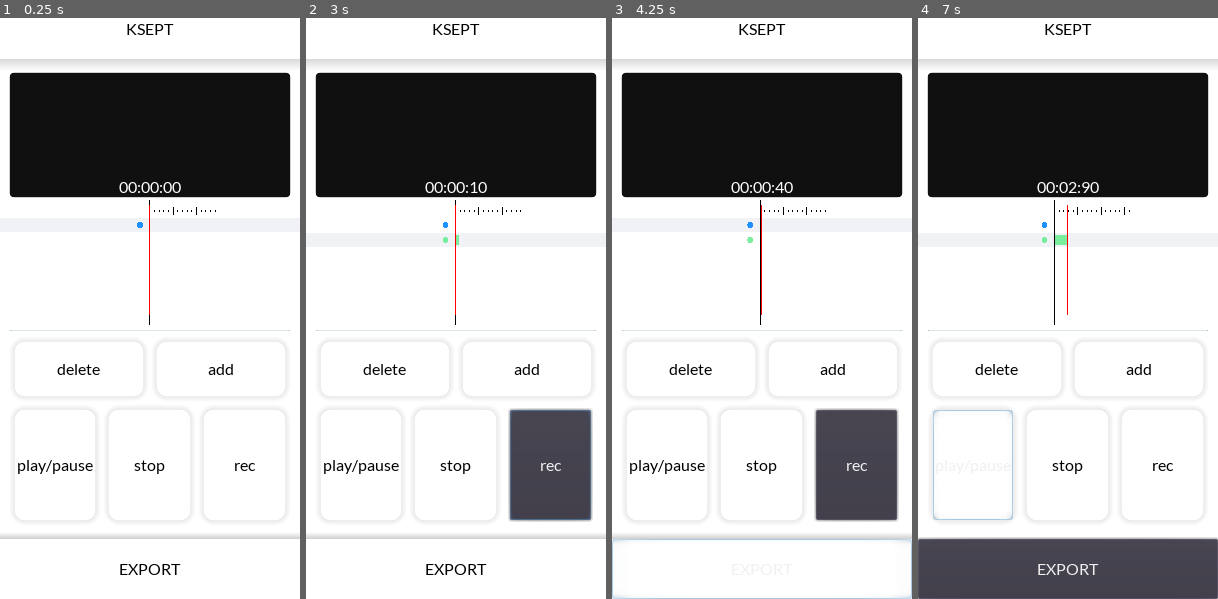
Above: before the commit, frames 1-4 (left to right).
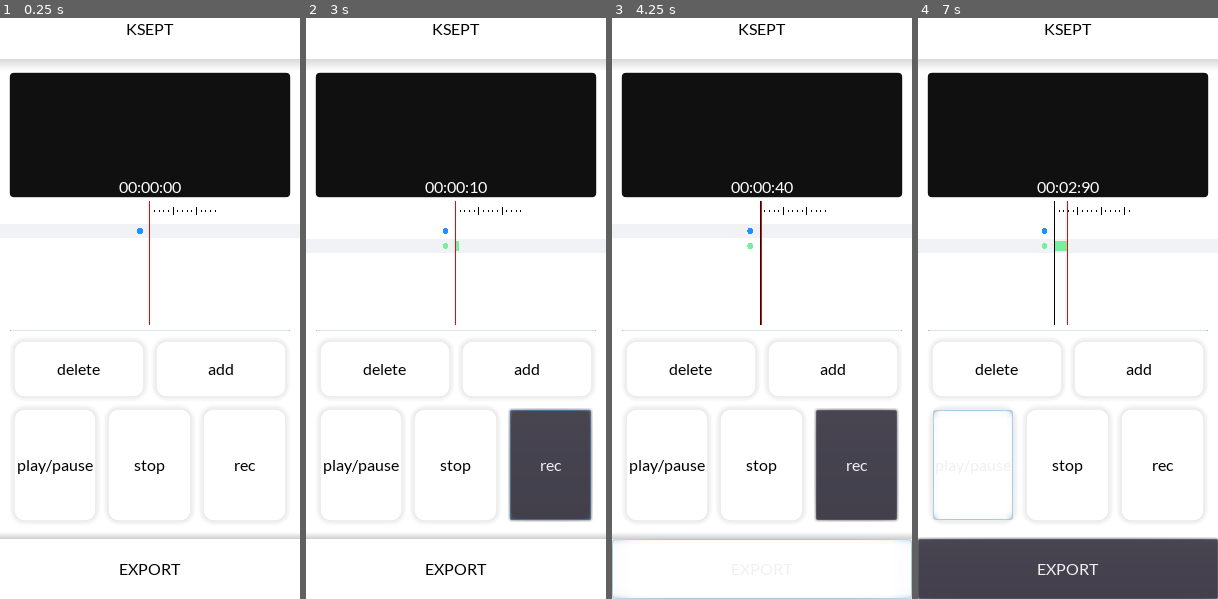
Above: after the commit, the same moments.

Repository: kahagino/ksept_recorder
Game: Godot game, scene res://scenes/main.tscn
Two runs of this game, one before a commit and one after it. Both use one fixed random seed, a clock stepped at 60 frames per second and the inputs below.
Inputs:
- Up to frame 1 (0.25 s): no input
- Up to frame 2 (3 s): click "add" at 0.5 s; click "stop" at 1.25 s; click "rec" at 2 s; tap Enter (ui_accept) at 2.75 s; hold Right (ui_right) from 2.78 s (still down)
- Up to frame 3 (4.25 s): tap Enter (ui_accept) at 3.02, 3.77 s; release Right (ui_right) at 3.53 s; hold Down (ui_down) from 3.53 s (still down)
- Up to frame 4 (7 s): release Down (ui_down) at 4.28 s; hold Right (ui_right) 4.28-5 s; click "EXPORT" at 5 s; hold Up (ui_up) 5.78-6.53 s; tap Enter (ui_accept) at 6.02 s; hold Left (ui_left) from 6.53 s (still down)

The runs differ from the first frame. In frame 1, less than 0.1% of the frame differs, in the area x 45-50%, y 31-53%; in frame 2, less than 0.1%; in frame 3, less than 0.1%; in frame 4, 0.2%, in the area x 41-50%, y 31-53%.

Commit message:
🚧 custom ui height now independant of width

Diff:
--- a/scenes/main.tscn
+++ b/scenes/main.tscn
@@ -184,4 +184,5 @@
 rect_min_size = Vector2( 0, 60 )
 custom_styles/normal = SubResource( 2 )
 text = "EXPORT"
+[connection signal="resized" from="VBoxContainer/Editor/VBoxContainer/TracksEditor/VBoxContainer/TracksUI" to="VBoxContainer/Editor/VBoxContainer/TracksEditor/VBoxContainer/TracksUI" method="_on_TracksUI_resized"]
 [connection signal="pressed" from="VBoxContainer/ExportButton" to="AudioManager" method="_on_ExportButton_pressed"]
--- a/ui_components/tracks_ui.gd
+++ b/ui_components/tracks_ui.gd
@@ -1,7 +1,7 @@
 extends MarginContainer
 
 var view_pos:Vector2 = Vector2.ZERO
-var view_offset:Vector2 = Vector2(30.0, 3)
+var view_offset:Vector2 = Vector2(30.0, 20)
 var view_scale:float = 60.0 # the duration that the view represents in seconds
 
 const tracks_thickness:float = 10.0
@@ -46,30 +46,33 @@
 	var time_to_pos_scale = get_time_to_pos_scale()
 	var track_start_pos = time_to_pos_scale * start_t_stamp
 	var track_end_pos = time_to_pos_scale * end_t_stamp
+	var view_offset_pos = view_offset.x * time_to_pos_scale
 	var rect_pos = view_pos + Vector2(
 		track_start_pos,
 		i * tracks_thickness +  (i+1) * v_separation)
 	return draw_rect(
 		Rect2(
-			rect_pos + time_to_pos_scale * view_offset,
+			rect_pos + Vector2(view_offset_pos, view_offset.y),
 			Vector2(track_end_pos - track_start_pos, tracks_thickness)),
 		track_color,
 		true)
 
 func _draw_track_circle(i:int, track_color, cust_offset:Vector2 = Vector2.ZERO)->FuncRef:
-	var rect_pos = get_time_to_pos_scale() * view_offset + view_pos + Vector2(
+	var view_offset_pos = view_offset.x * get_time_to_pos_scale()
+	var rect_pos = Vector2(view_offset_pos, view_offset.y) + view_pos + Vector2(
 		-10,
 		i * tracks_thickness +  (i+1) * v_separation + tracks_thickness/2)
 	return draw_circle(rect_pos, 3.0, track_color)
 
 func _draw_cursor()->FuncRef:
 	var time_to_pos_scale = get_time_to_pos_scale()
-	var line_pos_up = view_offset * time_to_pos_scale + Vector2(0, -10)
+	var view_offset_pos = view_offset.x * get_time_to_pos_scale()
+	var line_pos_up = Vector2(view_offset_pos, view_offset.y)
 	var line_pos_down = line_pos_up + Vector2(
 		0,
-		rect_size.y - view_offset.y * get_time_to_pos_scale()
+		rect_size.y - view_offset.y
 		)
-	return draw_line(line_pos_up, line_pos_down, Color.red, 1.0)
+	return draw_line(line_pos_up + Vector2(0, -20), line_pos_down, Color.red, 1.0)
 
 func _draw_focused_track(focused_track_index:int)->FuncRef:
 	var time_to_pos_scale = get_time_to_pos_scale()
@@ -79,7 +82,7 @@
 	var separation_pos = (focused_track_index+1) * v_separation
 	var rect_pos = Vector2(
 		track_start_pos,
-		thickness_pos + separation_pos + view_offset.y * time_to_pos_scale -2)
+		thickness_pos + separation_pos + view_offset.y -2)
 	return draw_rect(
 		Rect2(
 			rect_pos,
@@ -90,7 +93,7 @@
 func _draw_time_scale()->void:
 	var time_to_pose_scale = get_time_to_pos_scale()
 	var cursor_pos_int = int(Global.get_cursor_pos())
-
+	var view_offset_pos = view_offset.x * get_time_to_pos_scale()
 	# the lines will draw dynamically but keep a maxium interval size
 	# of view_scale
 	# user has the impression that the number of lines is infinite
@@ -100,28 +103,32 @@
 		low_range = 0
 
 	var line_pos_x = view_pos.x
-	var line_offset = view_offset * time_to_pose_scale
+	var line_offset = Vector2(view_offset_pos, view_offset.y)
+	# 0.0 cursor start line
 	draw_line(
-			line_offset + Vector2(line_pos_x, rect_size.y - view_offset.y * time_to_pose_scale),
-			line_offset + Vector2(line_pos_x, -15),
+			line_offset + Vector2(line_pos_x, rect_size.y  - view_offset.y),
+			line_offset + Vector2(line_pos_x, -20),
 			Color.black
 			)
 
 	# 5 secs line
 	for i in range((low_range +4)/5, (top_range+4)/5, 1):
 		line_pos_x = view_pos.x + 5 * i * time_to_pose_scale
-		line_offset = view_offset * time_to_pose_scale
 		draw_line(
-			line_offset + Vector2(line_pos_x, 0),
-			line_offset + Vector2(line_pos_x, -8),
+			line_offset + Vector2(line_pos_x, -6),
+			line_offset + Vector2(line_pos_x, -14),
 			Color.black
 			)
 	# 1 sec lines
 	for i in range(low_range, top_range, 1):
 		line_pos_x = view_pos.x + i * time_to_pose_scale
-		line_offset = view_offset * time_to_pose_scale
 		draw_line(
-			line_offset + Vector2(line_pos_x, -3),
-			line_offset + Vector2(line_pos_x, -5),
+			line_offset + Vector2(line_pos_x, -9),
+			line_offset + Vector2(line_pos_x, -11),
 			Color.black
 			)
+
+
+func _on_TracksUI_resized():
+	# update the view when user resize the window at runtime
+	_on_cursor_updated()
